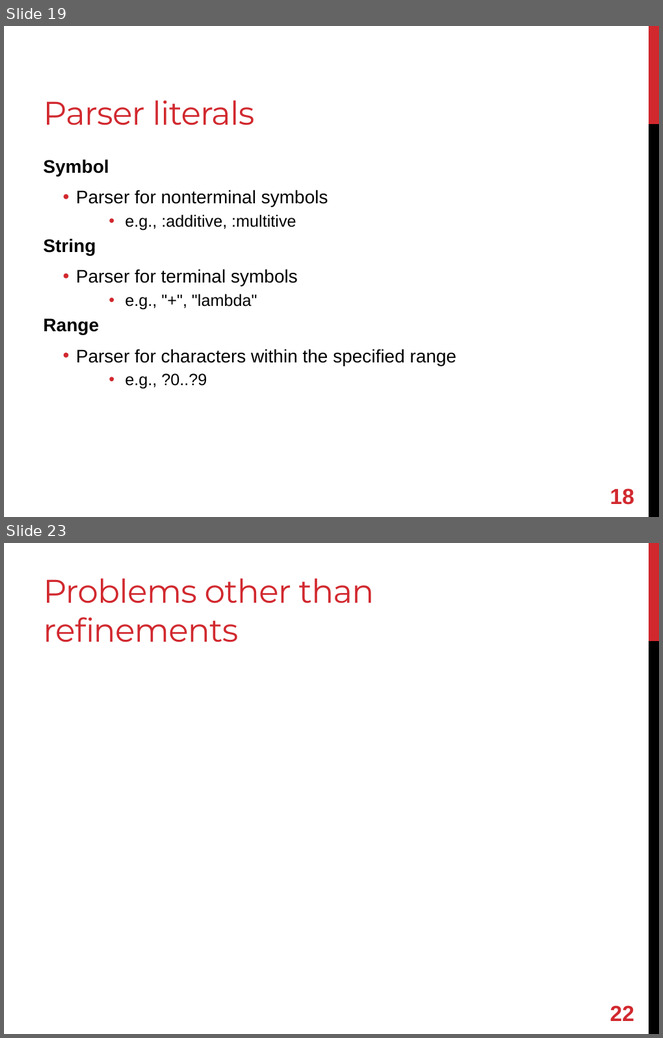
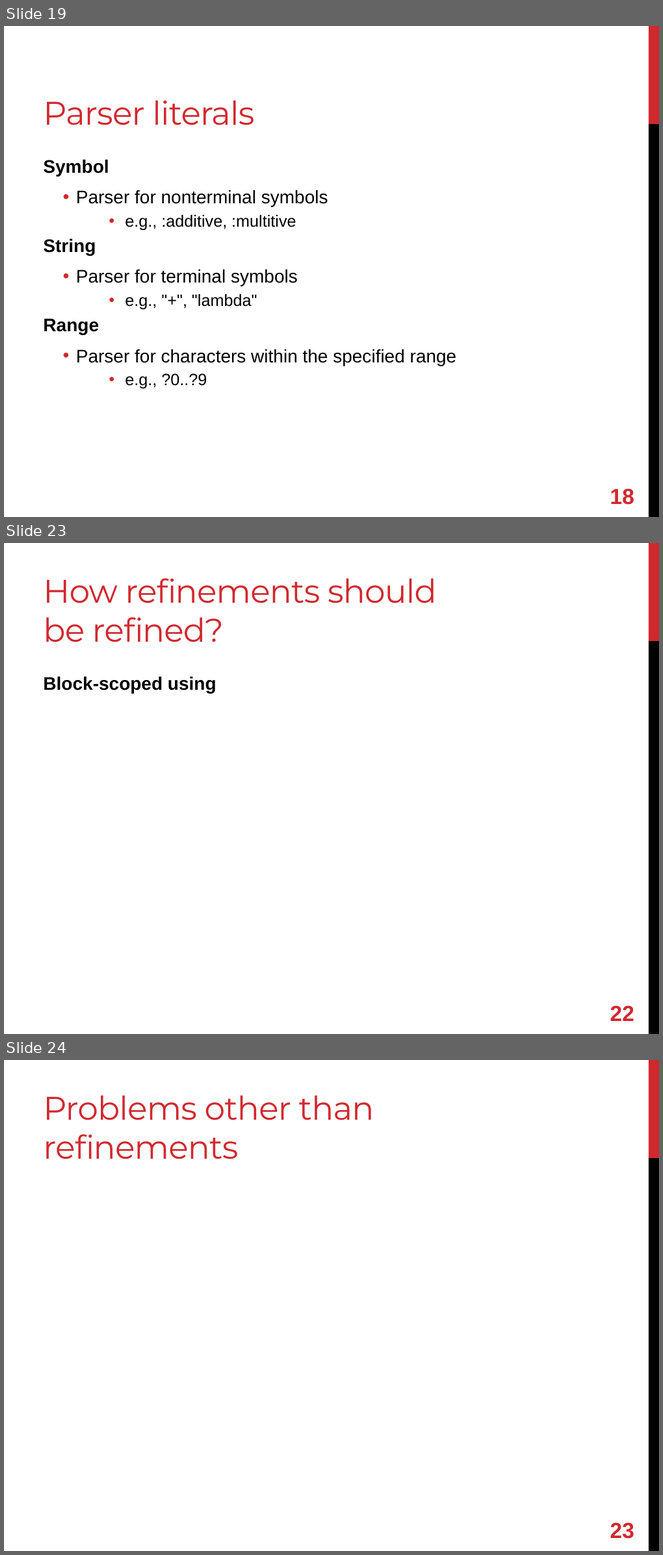
Before and after one commit to shugo/RubyKaigi2013, a slide deck: refining_refinements.pptx. Shown one above the other, each under a label of ours: slides 19 and 23 before the commit, slides 19, 23 and 24 after it; the slides between them are not shown. The pictures are 663x1038 and 663x1555 pixels, drawn with LibreOffice and Linux fonts; fonts in the diff are those of the drawing. Boxes give left, top, right and bottom in pixels: in the first picture for what was removed or moved away, otherwise in the second. Text is boxed around its words. In the diff, an @@ line names an element or a change of style, - is before the commit and + after.

```diff
--- a/refining_refinements.pptx
+++ b/refining_refinements.pptx
@@ slide 23 added at (4, 543, 659, 1034), background #FFFFFF; not listed: 2 template elements that a slide beside it also shows @@
@@ title added at (43, 578, 437, 642), 36 pt, text #D1282E @@
+How refinements should be refined?
@@ text added at (43, 676, 217, 693), 20 pt, text #000000, bold @@
+Block-scoped using
@@ page number added at (610, 1006, 634, 1021), 24 pt, text #D1282E, bold @@
+22
@@ what was slide 23 is now slide 24 @@
@@ page number at (610, 1523, 634, 1539): text changed @@
-22
+23
```
Also in this commit, not shown: 6 slides changed, 1 other slide added, 1 slide removed.
